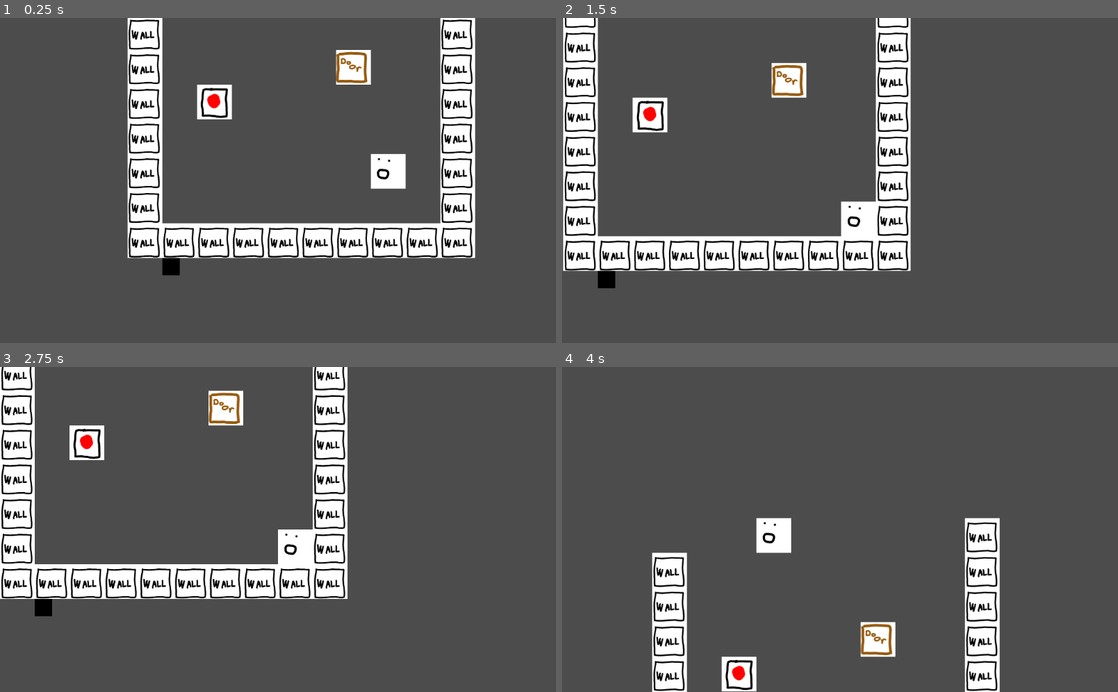
Above: before the commit, frames 1-4 (two rows, left to right).
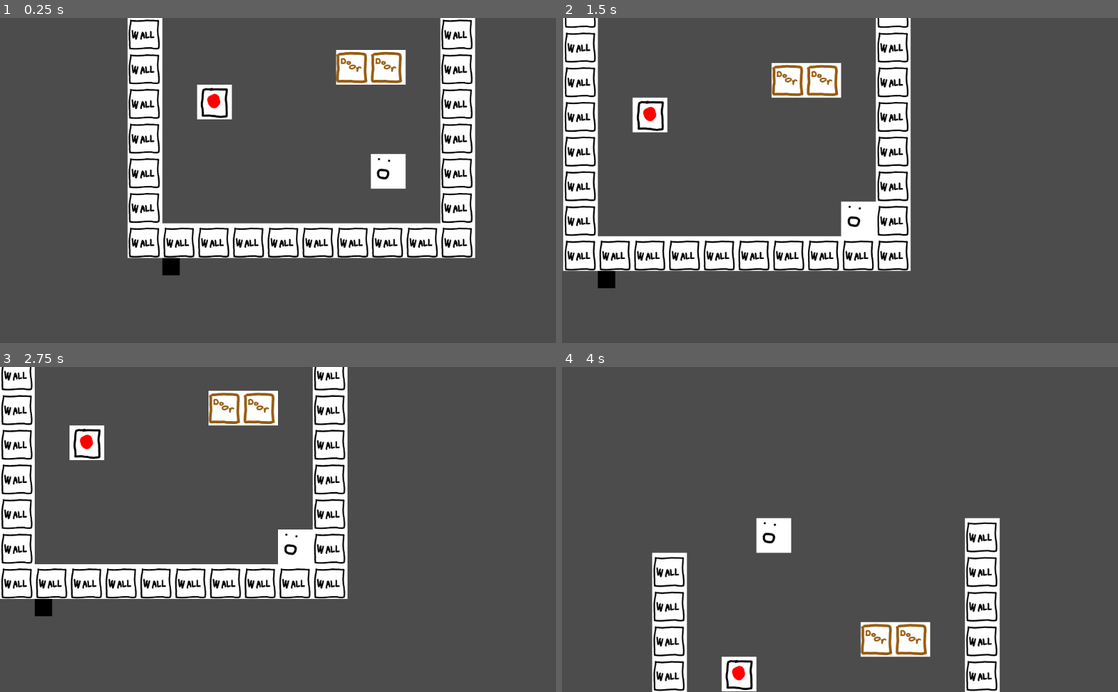
Above: after the commit, the same moments.

Repository: johnfn/LD50
Game: Godot game, scene res://MainScene.tscn
Same seed, same stepped clock (60 frames per second), same inputs: the game is played once before the commit and once after it.
Inputs:
- Up to frame 1 (0.25 s): no input
- Up to frame 2 (1.5 s): hold Right (ui_right) 0.53-1.28 s; hold Down (ui_down) from 1.28 s (still down)
- Up to frame 3 (2.75 s): release Down (ui_down) at 2.03 s; hold Right (ui_right) from 2.03 s (still down)
- Up to frame 4 (4 s): release Right (ui_right) at 2.78 s; hold Up (ui_up) 2.78-3.53 s; hold Left (ui_left) from 3.53 s (still down)

The runs differ from the first frame. In frame 1, 0.7% of the frame differs, in the area x 66-73%, y 9-21%; in frame 2, 0.7%; in frame 3, 0.7%; in frame 4, 0.7%, in the area x 59-67%, y 78-90%.

Commit message:
big doors

Diff:
--- a/MainScene.tscn
+++ b/MainScene.tscn
@@ -114,6 +114,9 @@
 [node name="Door" parent="Map/Objects/SwitchAndDoor" instance=ExtResource( 7 )]
 position = Vector2( 768, -640 )
 
+[node name="Door2" parent="Map/Objects/SwitchAndDoor" instance=ExtResource( 7 )]
+position = Vector2( 896, -640 )
+
 [node name="StartLocation" parent="Map" instance=ExtResource( 6 )]
 
 [node name="Player" parent="." instance=ExtResource( 1 )]
--- a/scripts/switch_and_door.gd
+++ b/scripts/switch_and_door.gd
@@ -1,16 +1,31 @@
 extends Node2D
 
 onready var switch = $Switch
-onready var door = $Door
+var doors = []
 
 var is_door_open = false
 
 func _ready():
   switch.connect("player_enter", self, "on_player_enter_switch")
 
+  for child in get_children():
+    if child.name.begins_with("Door"):
+      doors.push_back(child)
+
 func on_player_enter_switch():
   if not is_door_open:
     is_door_open = true
 
-    $Door/StaticBody/CollisionShape.set_deferred("disabled", true)
-    $Door/Sprite.modulate.a = 0.5
+    for door in doors:
+      # Why do you have to do this dumb thing?
+      door.get_node("StaticBody/CollisionShape").set_deferred("disabled", true)
+      door.get_node("Sprite").modulate.a = 0.5
+    return
+
+  if is_door_open:
+    is_door_open = false
+
+    for door in doors:
+      door.get_node("StaticBody/CollisionShape").set_deferred("disabled", false)
+      door.get_node("Sprite").modulate.a = 1.0
+    return
